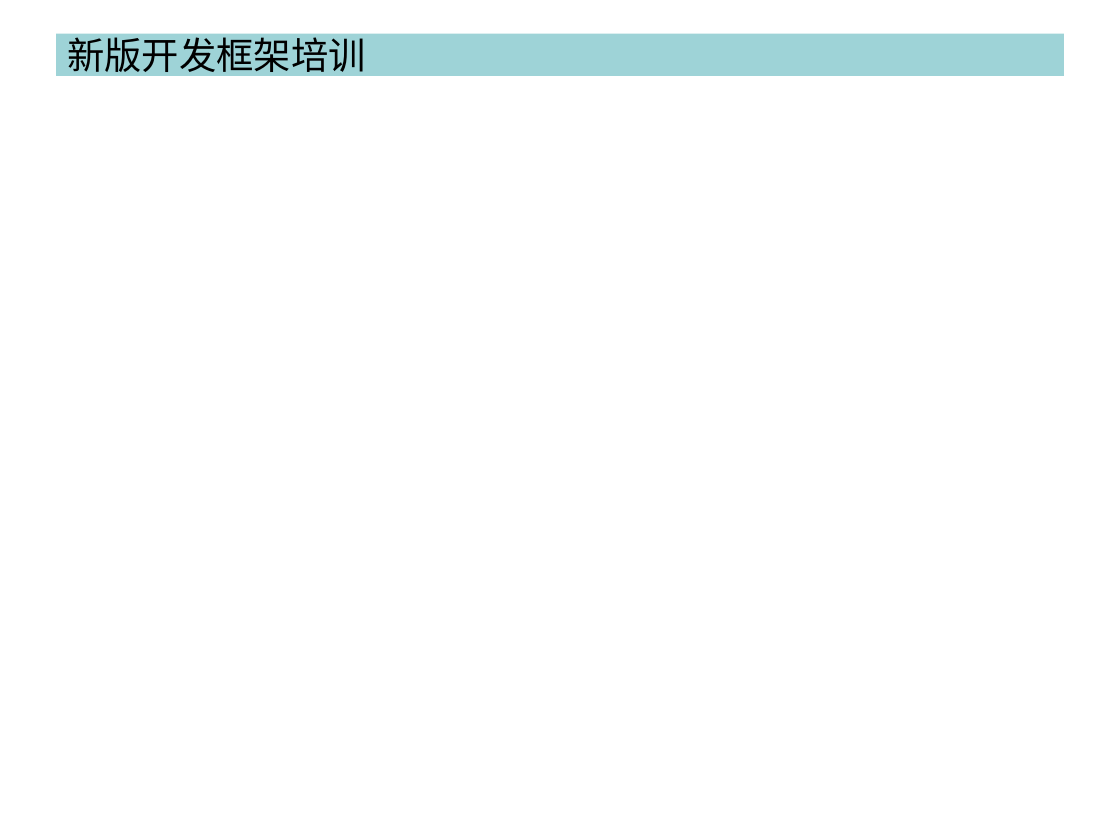
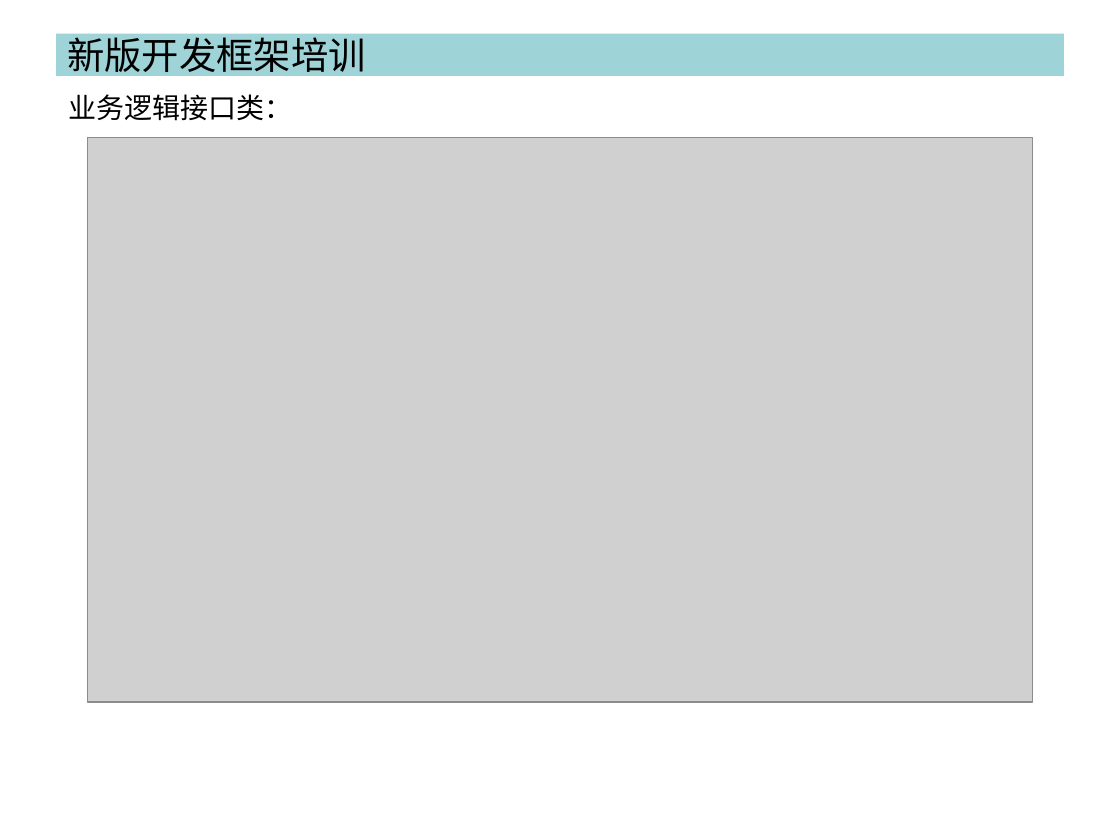
Before and after one commit to cash2one/ekproject, a slide deck: slide 7 of workSpace/浙江校讯通/培训资料.ppt (slide 5 before the commit). Drawn at 1120x840 pixels with LibreOffice and Linux fonts; fonts in the diff are those of the drawing; grey boxes stand for pictures. Boxes give left, top, right and bottom in pixels: in the first picture for what was removed or moved away, otherwise in the second. Text is boxed around its words. In the diff, an @@ line names an element or a change of style, - is before the commit and + after.

```diff
--- a/workSpace/浙江校讯通/培训资料.ppt
+++ b/workSpace/浙江校讯通/培训资料.ppt
@@ text added at box(68, 94, 292, 121), 18 pt, text #000000 @@
+业务逻辑接口类：
@@ picture added at box(87, 138, 1033, 702) @@
```
Also in this commit, not shown: 5 other slides changed, 3 slides added.
